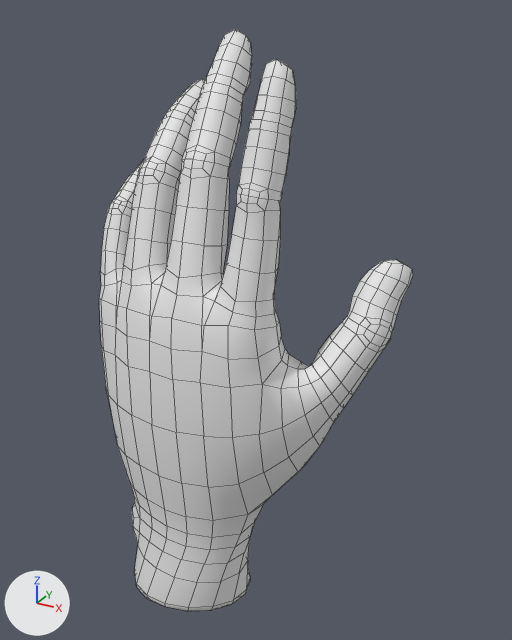
Before and after pictures for a commit that changed the FBX model Assets/_BrainBoxParadox/Art/Models/PropHand.fbx.
The view is the same before and after, from a 50 mm camera at (2.7, -4.11, 4.88) aimed at (0.26, 0.33, 2.66). Lighting does not change. The marker at lower left points along +X, +Y and +Z. Mesh edges are drawn as thin lines. Where no turn or scale is listed for an object, it has been applied to the vertices.

Names of what the first picture shows: 'Hand'.
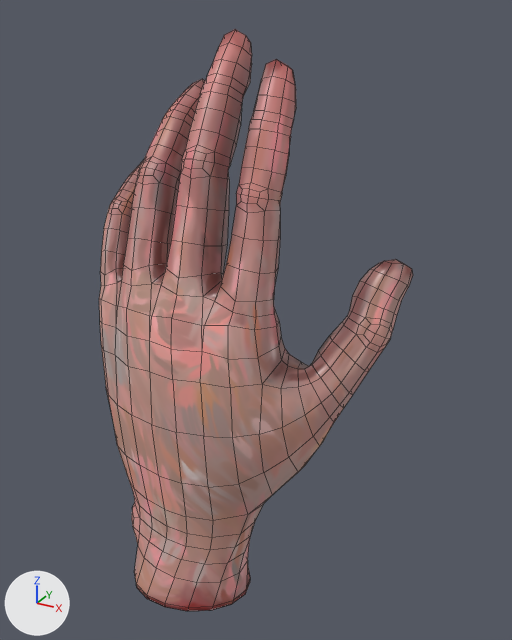
The newer file is also turned or shifted as a whole; pictures and numbers use the older file's frame.

What differs and where, as boxes [x1, y1, x2, y2] in the pictures (512 x 640 px):
'Hand', recoloured (grey to brown)
    both: [99, 29, 413, 611]

What the commit changed:
Picture 'Hand_BaseColor.png' (img_hand_basecolor_png) is new.
Picture 'Hand_Roughness.png' (img_hand_roughness_png) is new.
Material 'Hand.001' (mat_hand_001) is new.
Uses the picture img_hand_basecolor_png.
Uses the picture img_hand_roughness_png.
me_cube_018 has 936 vertices, 931 faces and spans x -1.03..1.36, y -0.49..0.86, z -1.86..2.69.
me_cube_018 no longer uses material mat_hand (white #e7e7e7).
me_cube_018 now uses material mat_hand_001.
